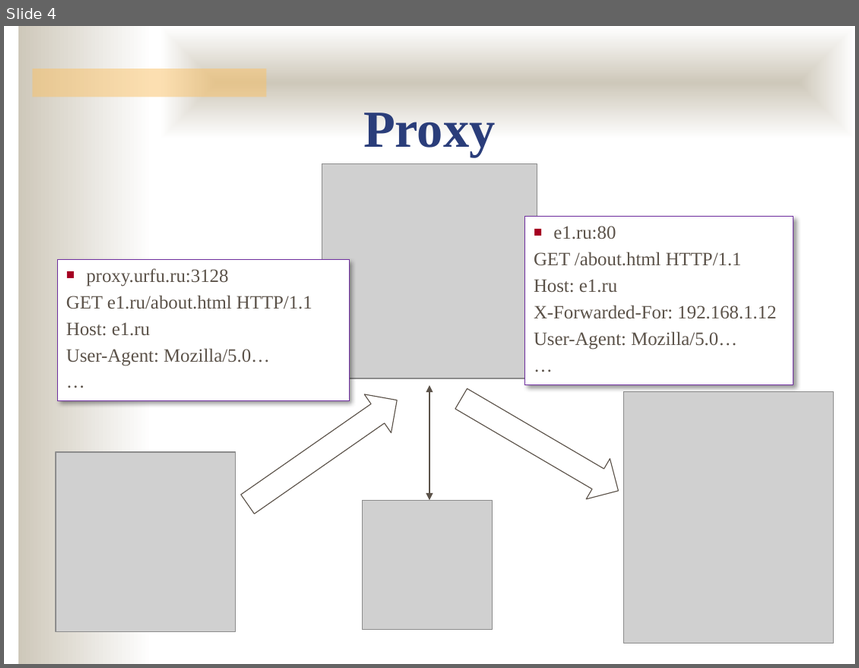
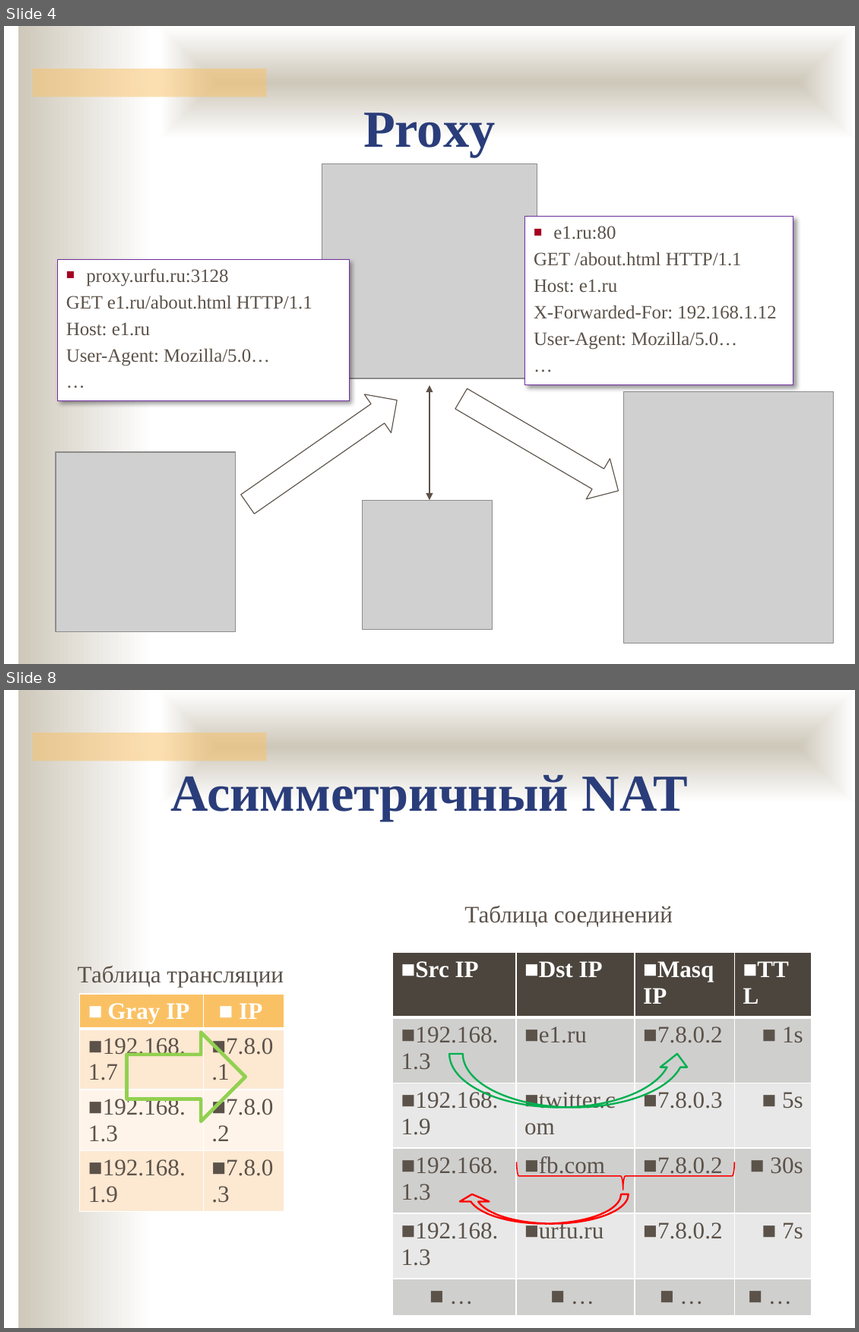
Before and after one commit to ukoloff/nets, a slide deck: lecture/nat.pptx. Shown one above the other, each under a label of ours: slide 4 before the commit, slides 4 and 8 after it; the slides between them are not shown. The pictures are 859x668 and 859x1332 pixels, drawn with LibreOffice and Linux fonts; fonts in the diff are those of the drawing; grey boxes stand for pictures; background and template pictures are left out. Boxes give left, top, right and bottom in pixels: in the first picture for what was removed or moved away, otherwise in the second. Text is boxed around its words. In the diff, an @@ line names an element or a change of style, - is before the commit and + after.

```diff
--- a/lecture/nat.pptx
+++ b/lecture/nat.pptx
@@ slide 8 added at [4,690,855,1328], background #FFFFFF; not listed: 3 template elements that a slide beside it also shows @@
@@ text added at [170,775,688,821], 44 pt, text #2A3D7A, bold @@
+Асимметричный NAT
@@ text added at [465,906,673,927], 20 pt, text #5B5249 @@
+Таблица соединений
@@ table added at [393,952,812,1269], 6 rows, 4 columns @@
+Src IP | Dst IP | Masq IP | TTL
+192.168.1.3 | e1.ru | 7.8.0.2 | 1s
+192.168.1.9 | twitter.com | 7.8.0.3 | 5s
+192.168.1.3 | fb.com | 7.8.0.2 | 30s
+192.168.1.3 | urfu.ru | 7.8.0.2 | 7s
+… | … | … | …
@@ text added at [78,966,284,987], 20 pt, text #5B5249 @@
+Таблица трансляции
@@ table added at [80,994,284,1206], 4 rows, 2 columns @@
+Gray IP | IP
+192.168.1.7 | 7.8.0.1
+192.168.1.3 | 7.8.0.2
+192.168.1.9 | 7.8.0.3
@@ right arrow added at [126,1032,245,1122], outline #92D050 3 pt @@
@@ curved up arrow added at [449,1054,690,1108], outline #00B050 1.5 pt @@
@@ left brace added at [517,1162,735,1190], outline #FF0000 1 pt @@
@@ curved up arrow added at [458,1195,629,1224], outline #FF0000 1.5 pt @@
```
Also in this commit, not shown: 5 other slides added.
